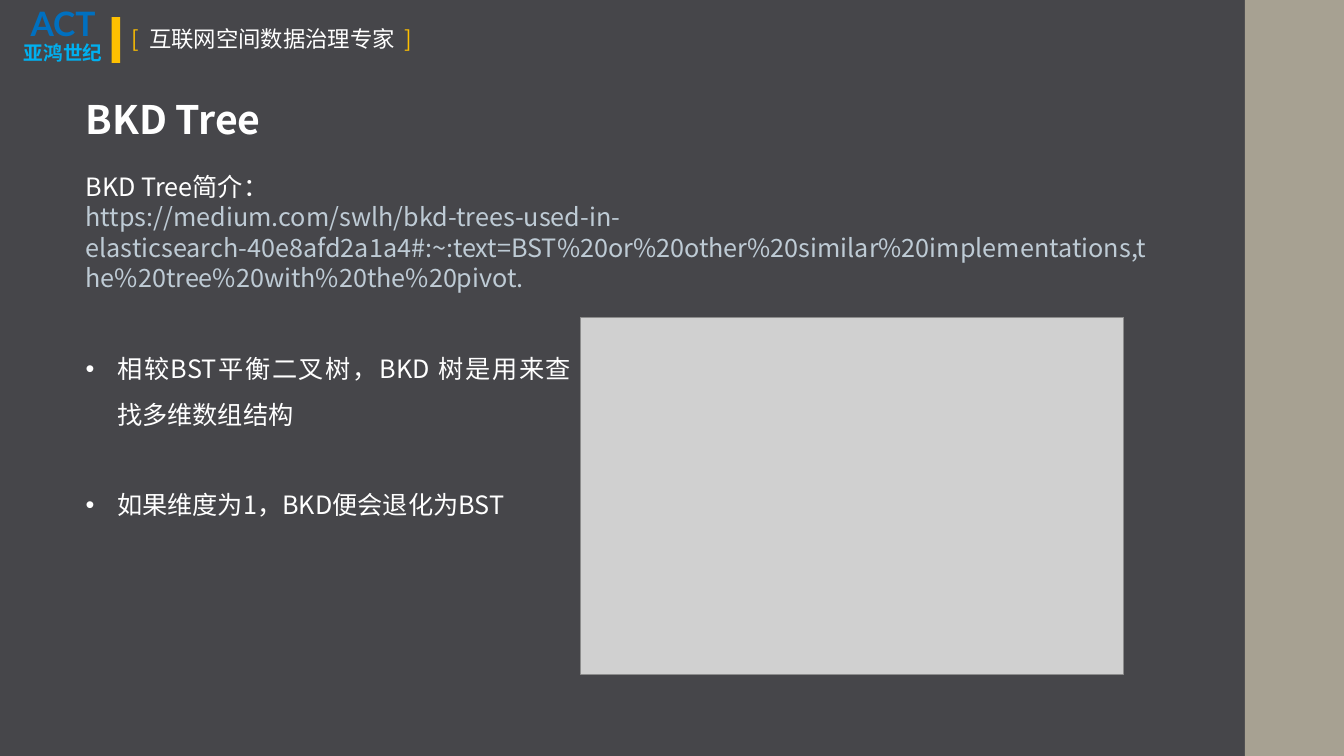
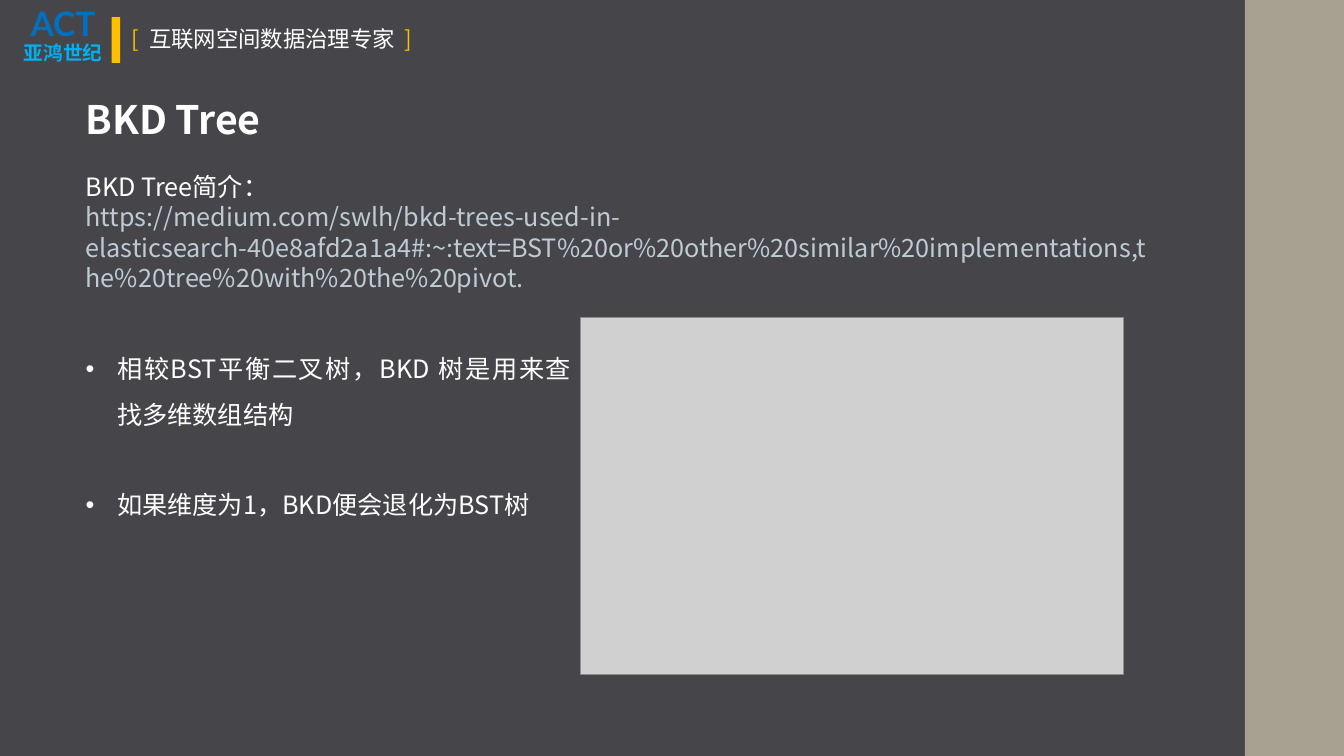
Before and after one commit to VincentMLiu/BigMingNotes, a slide deck: slide 13 of Memory Palace/Elasticsearch/ElasticSearch基本原理.pptx (slide 15 before the commit). Drawn at 1344x756 pixels with LibreOffice and Linux fonts; fonts in the diff are those of the drawing; grey boxes stand for pictures. Boxes give left, top, right and bottom in pixels: in the first picture for what was removed or moved away, otherwise in the second. Text is boxed around its words. In the diff, an @@ line names an element or a change of style, - is before the commit and + after.

```diff
--- a/Memory Palace/Elasticsearch/ElasticSearch基本原理.pptx
+++ b/Memory Palace/Elasticsearch/ElasticSearch基本原理.pptx
@@ text at box(117, 493, 529, 517): text changed @@
-• 如果维度为1，BKD便会退化为BST
+• 如果维度为1，BKD便会退化为BST树
```
Also in this commit, not shown: 12 other slides changed, 24 slides added, 6 slides removed, 25 other files.
